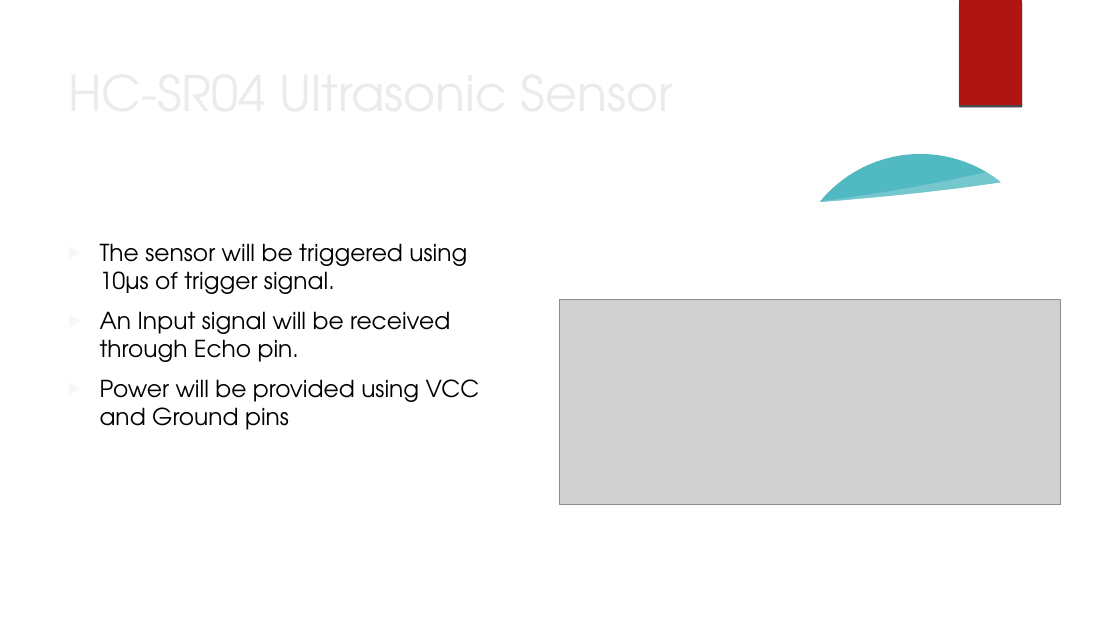
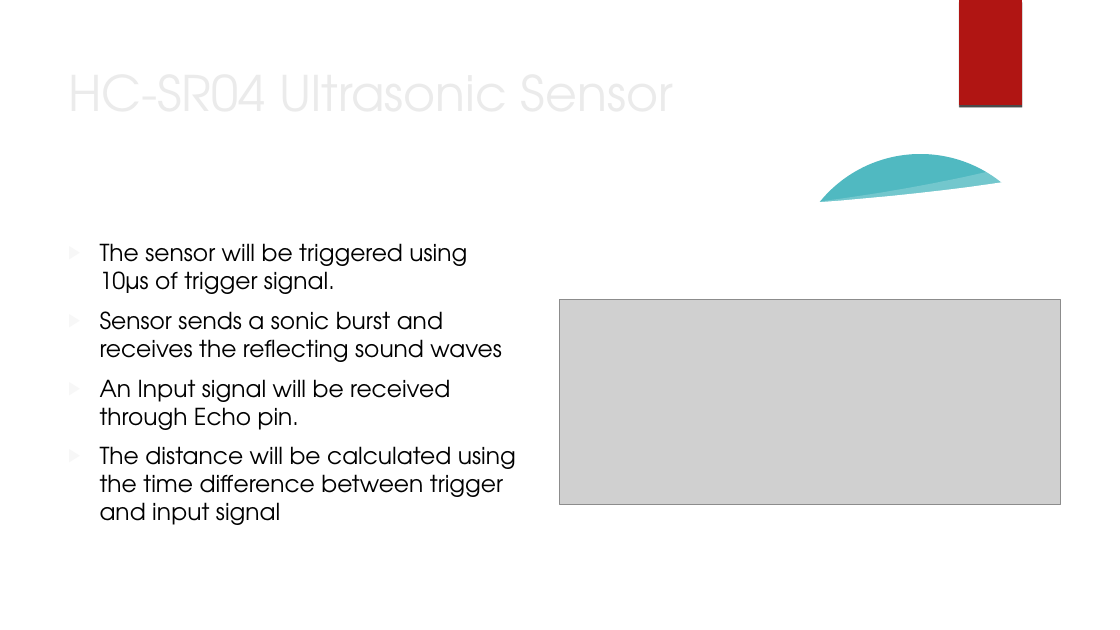
Before and after one commit to SergeyKulikov98/Digital-electronics-2, a slide deck: slide 3 of projects/final_project/park_sensor.odp. Drawn at 1120x630 pixels with LibreOffice and Linux fonts; fonts in the diff are those of the drawing; grey boxes stand for pictures; background and template pictures are left out. Boxes give left, top, right and bottom in pixels: in the first picture for what was removed or moved away, otherwise in the second. Text is boxed around its words. In the diff, an @@ line names an element or a change of style, - is before the commit and + after.

```diff
--- a/projects/final_project/park_sensor.odp
+++ b/projects/final_project/park_sensor.odp
@@ text at (100,311,502,362): paragraph added @@
+▶ Sensor sends a sonic burst and receives the reflecting sound waves
@@ text at (100,446,516,525): text changed @@
-▶ Power will be provided using VCC and Ground pins
+▶ The distance will be calculated using the time difference between trigger and input signal
```
